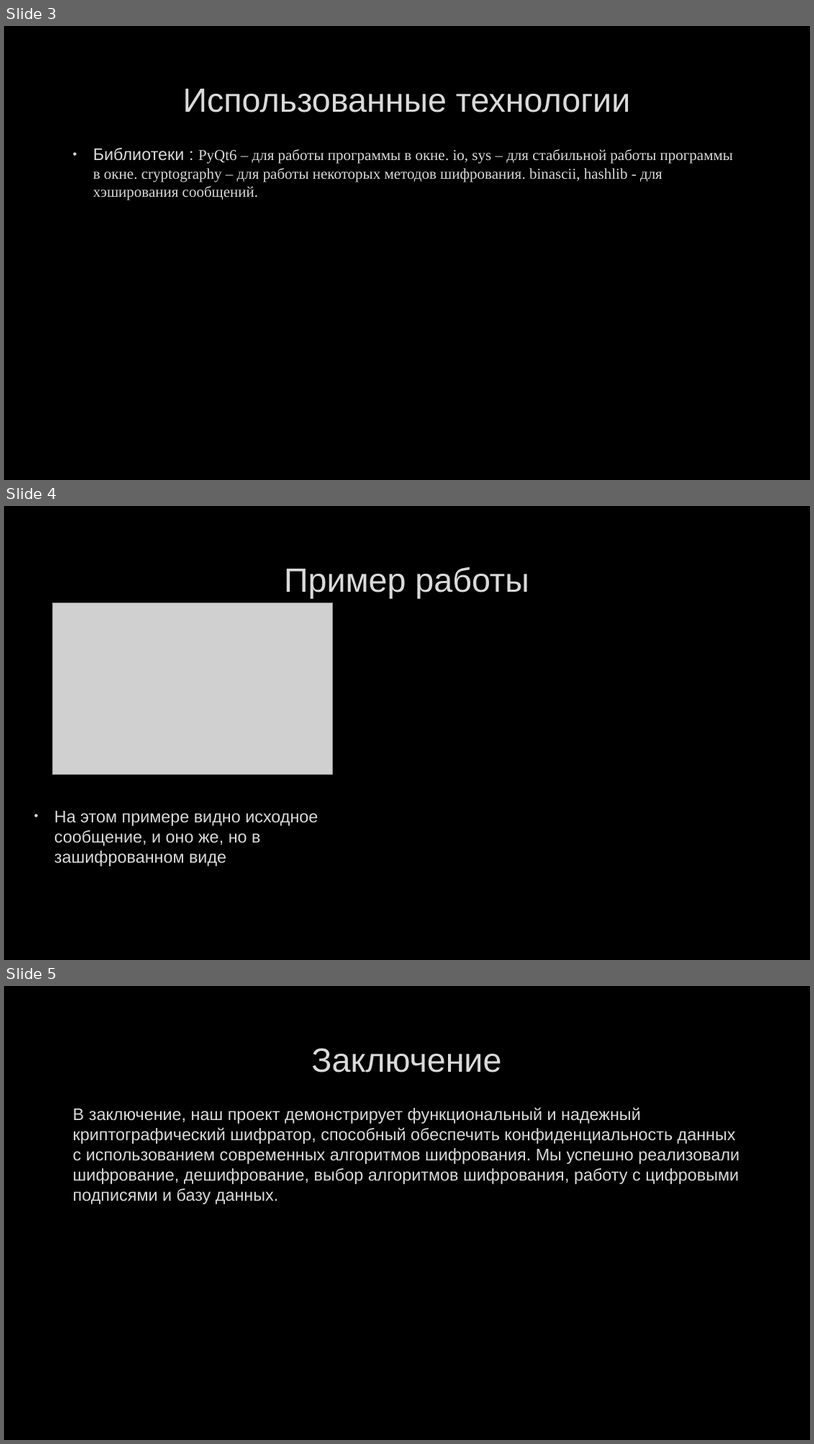
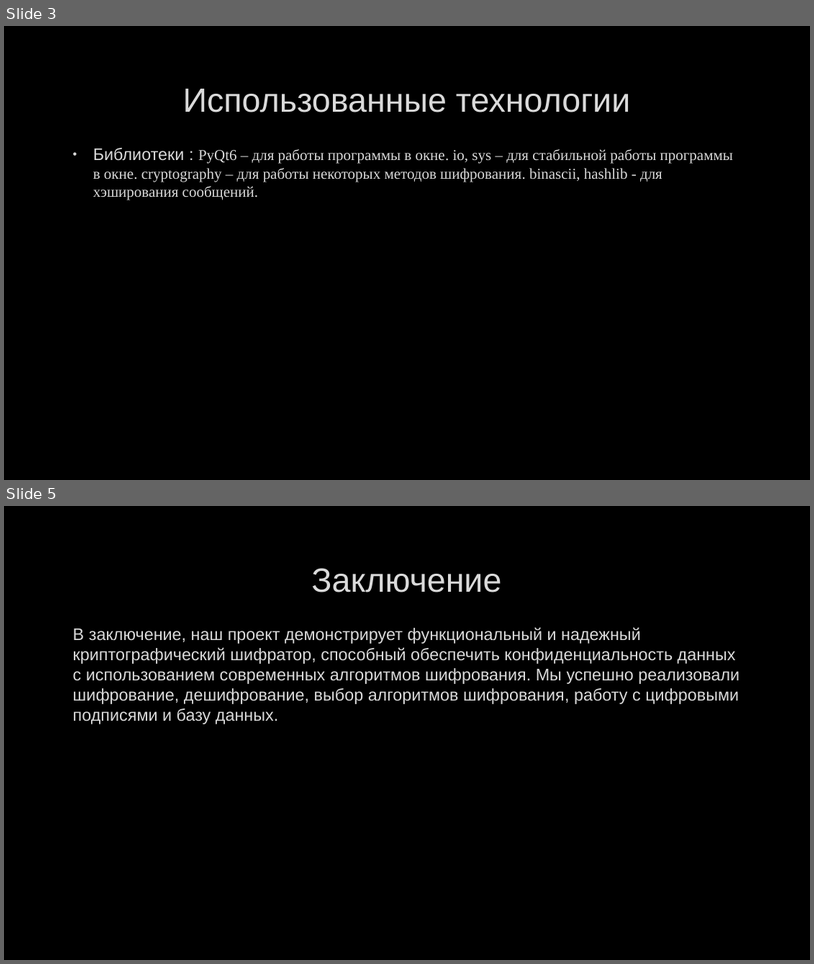
Before and after one commit to PetrStroganov/cryptography, a slide deck: Презентация.pptx. Shown one above the other, each under a label of ours: slides 3, 4 and 5 before the commit, slides 3 and 5 after it; the slides between them are not shown. The pictures are 814x1444 and 814x964 pixels, drawn with LibreOffice and Linux fonts; fonts in the diff are those of the drawing; grey boxes stand for pictures; background and template pictures are left out. Boxes give left, top, right and bottom in pixels: in the first picture for what was removed or moved away, otherwise in the second. Text is boxed around its words. In the diff, an @@ line names an element or a change of style, - is before the commit and + after.

```diff
--- a/Презентация.pptx
+++ b/Презентация.pptx
@@ slide 4 removed at (x1=4, y1=506, x2=810, y2=960), background picture (left out) @@
@@ title removed at (x1=284, y1=567, x2=529, y2=598) @@
-Пример работы
@@ picture removed at (x1=52, y1=602, x2=332, y2=774) @@
@@ text removed at (x1=54, y1=811, x2=318, y2=866) @@
-• На этом примере видно исходное сообщение, и оно же, но в зашифрованном виде
```
Also in this commit, not shown: 1 slide added, 1 other file.
